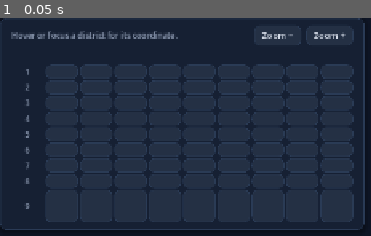
Above: before the commit, frame 1.
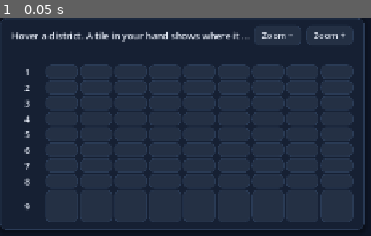
Above: after the commit, the same moment.

Repository: gutiefive/market-dominion
Game: Godot game, scene res://scenes/components/board_panel.tscn
Same seed, same stepped clock (60 frames per second), same inputs: the game is played once before the commit and once after it. This scene is started directly instead of the project's main scene.
Inputs:
- Up to frame 1 (0.05 s): no input

The runs differ from the first frame. In frame 1, 1.7% of the frame differs, in the area x 3-68%, y 5-88%.

Commit message:
Show who acts, each seat's book, and where a hovered tile will land.
Co-authored-by: gutiefive <gutiefive@gmail.com>

Diff:
--- a/client/project.godot
+++ b/client/project.godot
@@ -8,7 +8,7 @@
 
 config/name="Market Dominion"
 config/description="Fictional district-and-market strategy game. No real-money trading."
-config/version="0.17.0"
+config/version="0.18.0"
 run/main_scene="res://scenes/main.tscn"
 config/features=PackedStringArray("4.7", "GL Compatibility")
 config/icon="res://icon.svg"
--- a/client/scenes/components/board_panel.tscn
+++ b/client/scenes/components/board_panel.tscn
@@ -26,8 +26,10 @@
 unique_name_in_owner = true
 layout_mode = 2
 size_flags_horizontal = 3
-theme_type_variation = &"MutedLabel"
-text = "Hover or focus a district for its coordinate."
+theme_override_font_sizes/font_size = 15
+text = "Hover a district. A tile in your hand shows where it will land."
+clip_text = true
+text_overrun_behavior = 3
 
 [node name="ZoomOut" type="Button" parent="Margin/Column/Tools"]
 unique_name_in_owner = true
--- a/client/scenes/components/opponent_chip.tscn
+++ b/client/scenes/components/opponent_chip.tscn
@@ -3,11 +3,57 @@
 [ext_resource type="Script" path="res://scripts/ui/opponent_chip.gd" id="1_chip"]
 
 [node name="OpponentChip" type="PanelContainer"]
+custom_minimum_size = Vector2(210, 68)
+size_flags_horizontal = 3
 theme_type_variation = &"TableCard"
 script = ExtResource("1_chip")
 
-[node name="Caption" type="Label" parent="."]
+[node name="Margin" type="MarginContainer" parent="."]
+layout_mode = 2
+theme_override_constants/margin_left = 10
+theme_override_constants/margin_top = 6
+theme_override_constants/margin_right = 10
+theme_override_constants/margin_bottom = 6
+
+[node name="Body" type="VBoxContainer" parent="Margin"]
+layout_mode = 2
+theme_override_constants/separation = 1
+
+[node name="Top" type="HBoxContainer" parent="Margin/Body"]
+layout_mode = 2
+theme_override_constants/separation = 8
+
+[node name="Name" type="Label" parent="Margin/Body/Top"]
+unique_name_in_owner = true
+layout_mode = 2
+size_flags_horizontal = 3
+theme_override_font_sizes/font_size = 16
+text = "Seat"
+clip_text = true
+text_overrun_behavior = 3
+
+[node name="Cash" type="Label" parent="Margin/Body/Top"]
+unique_name_in_owner = true
+layout_mode = 2
+theme_override_colors/font_color = Color(0.176471, 0.831373, 0.74902, 1)
+theme_override_font_sizes/font_size = 16
+text = "$0"
+horizontal_alignment = 2
+
+[node name="Meta" type="Label" parent="Margin/Body"]
 unique_name_in_owner = true
 layout_mode = 2
 theme_type_variation = &"MutedLabel"
-text = "Seat"
+theme_override_font_sizes/font_size = 12
+text = "seat"
+clip_text = true
+text_overrun_behavior = 3
+
+[node name="Book" type="Label" parent="Margin/Body"]
+unique_name_in_owner = true
+layout_mode = 2
+theme_override_colors/font_color = Color(0.91, 0.93, 0.98, 1)
+theme_override_font_sizes/font_size = 12
+text = "No shares"
+clip_text = true
+text_overrun_behavior = 3
--- a/client/scenes/components/seat_bar.tscn
+++ b/client/scenes/components/seat_bar.tscn
@@ -6,7 +6,57 @@
 theme_override_constants/separation = 6
 script = ExtResource("1_bar")
 
+[node name="Strip" type="HBoxContainer" parent="."]
+layout_mode = 2
+theme_override_constants/separation = 8
+
+[node name="Banner" type="PanelContainer" parent="Strip"]
+unique_name_in_owner = true
+custom_minimum_size = Vector2(300, 68)
+layout_mode = 2
+
+[node name="Margin" type="MarginContainer" parent="Strip/Banner"]
+layout_mode = 2
+theme_override_constants/margin_left = 10
+theme_override_constants/margin_top = 6
+theme_override_constants/margin_right = 10
+theme_override_constants/margin_bottom = 6
+
+[node name="Copy" type="VBoxContainer" parent="Strip/Banner/Margin"]
+layout_mode = 2
+theme_override_constants/separation = 0
+
+[node name="Step" type="Label" parent="Strip/Banner/Margin/Copy"]
+unique_name_in_owner = true
+layout_mode = 2
+theme_override_font_sizes/font_size = 18
+text = "PLACE"
+
+[node name="Who" type="Label" parent="Strip/Banner/Margin/Copy"]
+unique_name_in_owner = true
+layout_mode = 2
+theme_override_font_sizes/font_size = 14
+text = "Waiting for a seat"
+clip_text = true
+text_overrun_behavior = 3
+
+[node name="Detail" type="Label" parent="Strip/Banner/Margin/Copy"]
+unique_name_in_owner = true
+layout_mode = 2
+theme_type_variation = &"MutedLabel"
+theme_override_font_sizes/font_size = 12
+text = ""
+clip_text = true
+text_overrun_behavior = 3
+
+[node name="Opponents" type="HBoxContainer" parent="Strip"]
+unique_name_in_owner = true
+layout_mode = 2
+size_flags_horizontal = 3
+theme_override_constants/separation = 8
+
 [node name="Identity" type="HBoxContainer" parent="."]
+visible = false
 layout_mode = 2
 theme_override_constants/separation = 16
 
@@ -14,24 +64,14 @@
 unique_name_in_owner = true
 layout_mode = 2
 size_flags_horizontal = 3
-theme_override_colors/font_color = Color(0.984314, 0.74902, 0.141176, 1)
-theme_override_font_sizes/font_size = 16
 text = "No seat"
 
 [node name="Cash" type="Label" parent="Identity"]
 unique_name_in_owner = true
 layout_mode = 2
-theme_override_font_sizes/font_size = 16
 text = "Cash"
 
 [node name="Net" type="Label" parent="Identity"]
 unique_name_in_owner = true
 layout_mode = 2
-theme_override_colors/font_color = Color(0.176471, 0.831373, 0.74902, 1)
-theme_override_font_sizes/font_size = 16
 text = "Net"
-
-[node name="Opponents" type="HBoxContainer" parent="."]
-unique_name_in_owner = true
-layout_mode = 2
-theme_override_constants/separation = 8
--- a/client/scripts/ui/board_grid.gd
+++ b/client/scripts/ui/board_grid.gd
@@ -37,6 +37,10 @@
 var _buttons: Dictionary = {}
 var _legal: Dictionary = {}
 var _cell_size: int = 52
+var _hover := ""
+var _selected_cell := ""
+var _occupied_state: Dictionary = {}
+var _company_state: Dictionary = {}
 
 
 func _init() -> void:
@@ -61,7 +65,9 @@
 			button.focus_mode = Control.FOCUS_ALL
 			button.pressed.connect(_on_cell.bind(coordinate))
 			button.mouse_entered.connect(_on_hover.bind(coordinate))
+			button.mouse_exited.connect(_on_leave.bind(coordinate))
 			button.focus_entered.connect(_on_hover.bind(coordinate))
+			button.focus_exited.connect(_on_leave.bind(coordinate))
 			_buttons[coordinate] = button
 			add_child(button)
 	set_cell_size(_cell_size)
@@ -72,9 +78,13 @@
 	label.text = text
 	label.horizontal_alignment = HORIZONTAL_ALIGNMENT_CENTER
 	label.vertical_alignment = VERTICAL_ALIGNMENT_CENTER
-	label.add_theme_font_size_override("font_size", 13)
-	label.add_theme_color_override("font_color", Color("93a0b8"))
+	label.add_theme_font_size_override("font_size", 15)
+	label.add_theme_color_override("font_color", Color("e8eef9"))
 	label.custom_minimum_size = Vector2(_cell_size, 22)
+	if text.is_valid_int():
+		label.tooltip_text = "Row %s" % text
+	elif text != "":
+		label.tooltip_text = "Column %s" % text
 	add_child(label)
 
 
@@ -89,34 +99,54 @@
 
 func set_cell_size(px: int) -> void:
 	_cell_size = clampi(px, 24, 58)
-	var font := 13 if _cell_size >= 46 else 11
+	var font := 12 if _cell_size >= 32 else 11 if _cell_size >= 26 else 9
+	var axis := 15 if _cell_size >= 30 else 13
 	for child in get_children():
 		if child is Label:
 			child.custom_minimum_size = Vector2(_cell_size, 22)
+			child.add_theme_font_size_override("font_size", Palette.px(axis))
+			child.add_theme_color_override("font_color", Color("e8eef9"))
 	for button in _buttons.values():
 		button.custom_minimum_size = Vector2(_cell_size, _cell_size)
-		button.add_theme_font_size_override("font_size", Palette.px(9 if _cell_size < 44 else font))
+		button.add_theme_font_size_override("font_size", Palette.px(font))
 
 
 func set_state(occupied: Dictionary, companies: Dictionary, legal: Array, selected: String) -> void:
+	_occupied_state = occupied
+	_company_state = companies
+	_selected_cell = selected
 	_legal.clear()
 	for coordinate in legal:
 		_legal[str(coordinate)] = true
 	for coordinate in Coordinates.catalog():
-		var button: Button = _buttons[coordinate]
-		var is_occupied := bool(occupied.get(coordinate, false))
-		var corp_id := str(companies.get(coordinate, ""))
-		var is_legal := _legal.has(coordinate)
-		var is_selected := coordinate == selected and is_legal
-		button.disabled = false
-		button.focus_mode = Control.FOCUS_ALL if is_legal else Control.FOCUS_NONE
-		button.mouse_default_cursor_shape = Control.CURSOR_POINTING_HAND if is_legal else Control.CURSOR_ARROW
-		var symbol := str(SYMBOLS.get(corp_id, ""))
-		var mark := str(MARKS.get(corp_id, ""))
-		button.text = coordinate if corp_id == "" else "%s\n%s %s" % [coordinate, symbol, mark]
-		button.tooltip_text = _tip(coordinate, is_occupied, is_legal, corp_id)
-		button.accessibility_name = button.tooltip_text
-		_paint(button, is_occupied, is_legal, is_selected, corp_id)
+		_paint_cell(coordinate)
+
+
+func set_hover(coordinate: String) -> void:
+	var previous := _hover
+	_hover = coordinate
+	if previous != "" and previous != coordinate and _buttons.has(previous):
+		_paint_cell(previous)
+	if coordinate != "" and _buttons.has(coordinate):
+		_paint_cell(coordinate)
+
+
+func _paint_cell(coordinate: String) -> void:
+	var button: Button = _buttons[coordinate]
+	var is_occupied := bool(_occupied_state.get(coordinate, false))
+	var corp_id := str(_company_state.get(coordinate, ""))
+	var is_legal := _legal.has(coordinate)
+	var is_selected := coordinate == _selected_cell and is_legal
+	var landing := coordinate == _hover and is_legal and not is_occupied and not is_selected
+	button.disabled = false
+	button.focus_mode = Control.FOCUS_ALL if is_legal else Control.FOCUS_NONE
+	button.mouse_default_cursor_shape = Control.CURSOR_POINTING_HAND if is_legal else Control.CURSOR_ARROW
+	var symbol := str(SYMBOLS.get(corp_id, ""))
+	var mark := str(MARKS.get(corp_id, ""))
+	button.text = coordinate if corp_id == "" else "%s\n%s %s" % [coordinate, symbol, mark]
+	button.tooltip_text = _tip(coordinate, is_occupied, is_legal, corp_id)
+	button.accessibility_name = button.tooltip_text
+	_paint(button, is_occupied, is_legal, is_selected, landing, corp_id)
 
 
 func _tip(coordinate: String, is_occupied: bool, is_legal: bool, corp_id: String) -> String:
@@ -135,10 +165,10 @@
 	return "%s is empty. The active player does not hold this tile." % coordinate
 
 
-func _paint(button: Button, is_occupied: bool, is_legal: bool, is_selected: bool, corp_id: String) -> void:
+func _paint(button: Button, is_occupied: bool, is_legal: bool, is_selected: bool, landing: bool, corp_id: String) -> void:
 	var fill := Color("121a2e")
 	var border := Color("2a3a52")
-	var text := Color("7d8da6")
+	var text := Color("c5d0e4")
 	var width := 1
 	if corp_id != "":
 		var style: Dictionary = _company_style(corp_id)
@@ -155,7 +185,12 @@
 		fill = Color("3a3014")
 		border = Color("fbbf24")
 		text = Color("fbbf24")
-		width = 2
+		width = 3
+	elif landing:
+		fill = Color("3a3014")
+		border = Color("fbbf24")
+		text = Color("fff4d6")
+		width = 3
 	elif is_legal:
 		fill = Color("14343f")
 		border = Color("2dd4bf")
@@ -209,3 +244,8 @@
 
 func _on_hover(coordinate: String) -> void:
 	cell_hovered.emit(coordinate)
+
+
+func _on_leave(coordinate: String) -> void:
+	if _hover == coordinate:
+		cell_hovered.emit("")
--- a/client/scripts/ui/match_screen.gd
+++ b/client/scripts/ui/match_screen.gd
@@ -12,6 +12,7 @@
 
 var _match: OfflineMatch
 var _selected := ""
+var _hover := ""
 var _concealed := false
 var _wide := true
 
@@ -470,6 +471,7 @@
 	_error.text = ""
 	_computer_note = ""
 	_status.text = "No table open. The deal stays on this device."
+	_status.visible = true
 	_sync_dock()
 	if _merger_layer != null:
 		_merger_layer.visible = false
@@ -762,7 +764,8 @@
 	else:
 		_hand_note.text = "%d tile%s" % [hand.size(), "" if hand.size() == 1 else "s"]
 	_fill_dock(player, market_open)
-	_status.add_theme_color_override("font_color", AMBER if market_open else MUTED)
+	_status.visible = false
+	_sync_landing_preview()
 	_sync_dock()
 	if _play.visible:
 		_fit_board()
@@ -973,22 +976,120 @@
 	var resolve_mark := "Now" if _match.phase == "choose_founder" or _match.phase == "choose_survivor" else "After place"
 	var market_mark := "Now %d left" % _match.market_actions_left if _match.phase == "market" else "Up to 2"
 	_checklist.text = "1 %s place   ·   2 %s resolve   ·   3 %s market" % [place_mark, resolve_mark, market_mark]
-	if _seats != null:
-		var rows: Array = []
-		for other in _match.players:
-			if str(other["id"]) == str(player["id"]):
-				continue
-			var other_role := "seat"
-			if bool(other.get("bot", false)):
-				other_role = "computer · %s" % BotPolicy.difficulty_label()
+	if _seats == null:
+		return
+	var tone := _turn_tone()
+	_apply_turn_banner(player, tone)
+	var active_id := str(player["id"])
+	var rows: Array = []
+	var acting_row: Dictionary = {}
+	for other in _match.players:
+		var acting := str(other["id"]) == active_id and _match.phase != "completed"
+		var row := {
+			"name": str(other["display_name"]),
+			"meta": _seat_meta(other, acting),
+			"cash": "$%d" % int(other["cash"]),
+			"book": _book_line(other),
+			"acting": acting,
+			"tone": tone,
+		}
+		if acting:
+			acting_row = row
+		else:
+			rows.append(row)
+	if not acting_row.is_empty():
+		rows.push_front(acting_row)
+	_seats.show_opponents(rows)
+
+
+func _turn_tone() -> String:
+	if _match.phase == "completed":
+		return "over"
+	if _concealed or _viewing_bot():
+		return "wait"
+	if _match.phase == "market":
+		return "market"
+	if _match.phase == "choose_founder" or _match.phase == "choose_survivor":
+		return "resolve"
+	return "place"
+
+
+func _apply_turn_banner(player: Dictionary, tone: String) -> void:
+	var step := "PLACE"
+	var who := ""
+	var detail := ""
+	var seat_name := str(player["display_name"])
+	match tone:
+		"over":
+			step = "OVER"
+			who = "Match over"
+			detail = _winner_line()
+		"wait":
+			step = "WAITING"
+			if _viewing_bot():
+				who = "%s is playing" % seat_name
+				detail = "Computer, %s. This seat does not use the device." % BotPolicy.difficulty_label()
+			else:
+				who = "Pass the device to %s" % seat_name
+				detail = "Tiles stay covered until they continue."
+		"resolve":
+			step = "RESOLVE"
+			if _match.phase == "choose_founder":
+				who = "%s names the company" % seat_name
+				detail = "Pick a brand in the dialog."
+			else:
+				who = "%s chooses the survivor" % seat_name
+				detail = "Two companies tied. Choose in the dialog."
+		"market":
+			step = "MARKET"
+			if _solo() and not bool(player.get("bot", false)):
+				who = "Your market · %s" % seat_name
+			else:
+				who = "%s trades" % seat_name
+			if _solo():
+				detail = "%d left. Pass before computers play." % _match.market_actions_left
+			else:
+				detail = "%d left. Then pass the device." % _match.market_actions_left
+		_:
+			step = "PLACE"
+			if bool(player.get("bot", false)):
+				who = "%s places" % seat_name
+				detail = "Computer, %s." % BotPolicy.difficulty_label()
 			elif _solo():
-				other_role = "you"
-			rows.append({
-				"name": str(other["display_name"]),
-				"role": other_role,
-				"tiles": (other["hand"] as Array).size(),
-			})
-		_seats.show_opponents(rows)
+				who = "Your turn · %s" % seat_name
+				detail = "Computers play after you pass."
+			else:
+				who = "%s places" % seat_name
+				detail = "The market opens after the tile."
+	if _match.final_round and tone != "over":
+		detail = "Final round. " + detail
+	_seats.show_turn(step, who, detail, tone)
+
+
+func _seat_meta(seat: Dictionary, acting: bool) -> String:
+	var kind := "seat"
+	if bool(seat.get("bot", false)):
+		kind = "computer · %s" % BotPolicy.difficulty_label()
+	elif _solo():
+		kind = "you"
+	else:
+		kind = "player"
+	var tiles := (seat["hand"] as Array).size()
+	var tile_word := "1 tile" if tiles == 1 else "%d tiles" % tiles
+	if acting and _concealed:
+		return "%s · hand covered" % kind
+	if acting:
+		return "%s · acting · %s" % [kind, tile_word]
+	return "%s · %s" % [kind, tile_word]
+
+
+func _book_line(seat: Dictionary) -> String:
+	var shares: Dictionary = seat["shares"]
+	var parts: PackedStringArray = []
+	for corp in _match.corporations:
+		parts.append("%s %d" % [str(BoardGrid.MARKS.get(corp["id"], "")), int(shares.get(corp["id"], 0))])
+	parts.append("BYTE %d" % int(seat["byte_count"]))
+	return " · ".join(parts)
 
 
 func _fill_watch(player: Dictionary) -> void:
@@ -1020,9 +1121,43 @@
 
 
 func _on_cell_hovered(coordinate: String) -> void:
-	if _board == null:
-		return
-	_preview.text = _board._tip(coordinate, bool(_match.occupied.get(coordinate, false)) if _match != null else false, _board._legal.has(coordinate), str(_match.company_of.get(coordinate, "")) if _match != null else "")
+	_hover = coordinate
+	if _board != null:
+		_board.set_hover(coordinate)
+	_sync_landing_preview()
+
+
+func _sync_landing_preview() -> void:
+	if _preview == null:
+		return
+	var coordinate := _hover if _hover != "" else _selected
+	if coordinate == "" or _match == null or _board == null or not _play.visible:
+		_preview.text = "Hover a district. A tile in your hand shows where it will land."
+		_preview.add_theme_color_override("font_color", MUTED)
+		return
+	var occupied := bool(_match.occupied.get(coordinate, false))
+	var corp_id := str(_match.company_of.get(coordinate, ""))
+	var legal := _board._legal.has(coordinate)
+	var from_hand := _hover == "" and _selected == coordinate
+	if legal and not occupied:
+		var lead := "Selected %s." % coordinate if from_hand else "Lands on %s." % coordinate
+		_preview.text = "%s Empty district — your tile will sit here." % lead
+		_preview.add_theme_color_override("font_color", AMBER)
+	elif corp_id != "":
+		_preview.text = "%s is %s %s (%s)." % [
+			coordinate,
+			str(BoardGrid.SYMBOLS.get(corp_id, "")),
+			str(BoardGrid.NAMES.get(corp_id, corp_id)),
+			str(BoardGrid.MARKS.get(corp_id, "")),
+		]
+		_preview.add_theme_color_override("font_color", TEXT)
+	elif occupied:
+		_preview.text = "%s is taken. The district is unincorporated." % coordinate
+		_preview.add_theme_color_override("font_color", TEXT)
+	else:
+		_preview.text = "%s is empty. It is not in the active hand." % coordinate
+		_preview.add_theme_color_override("font_color", MUTED)
+	_preview.tooltip_text = _preview.text
 
 
 func _cycle_text() -> void:
@@ -1752,7 +1887,7 @@
 		_seat_checks[2].button_pressed = true
 		_sync_seat_mode()
 		_show_setup()
-	elif phase == "bots":
+	elif phase == "bots" or phase == "preview":
 		BotPolicy.set_difficulty("normal")
 		var created = OfflineMatch.create(7710, ["Rowan", "Ada", "Bo"], ["Ada", "Bo"])
 		if created == null:
@@ -1769,7 +1904,11 @@
 			return
 		_begin_match(created)
 		_reveal()
-	if phase == "placed":
+	if phase == "preview":
+		var preview_hand: Array = _match.active_player()["hand"]
+		if not preview_hand.is_empty():
+			_on_cell_hovered(str(preview_hand[0]))
+	elif phase == "placed":
 		var hand: Array = _match.active_player()["hand"]
 		_selected = str(hand[0])
 		_place_selected()
--- a/client/scripts/ui/opponent_chip.gd
+++ b/client/scripts/ui/opponent_chip.gd
@@ -1,14 +1,52 @@
 extends PanelContainer
 class_name OpponentChip
 
-## One other seat: name, role, and how many tiles they still hold.
+## One seat at the table: name, cash, and the share book.
 
-var caption: Label
+var name_label: Label
+var cash_label: Label
+var meta_label: Label
+var book_label: Label
 
 
-func show_seat(seat_name: String, role: String, tiles: int) -> void:
-	if caption == null:
-		caption = get_node("%Caption") as Label
+func show_seat(seat_name: String, meta: String, cash: String, book: String, acting: bool, tone: String) -> void:
+	if name_label == null:
+		name_label = get_node("%Name") as Label
+		cash_label = get_node("%Cash") as Label
+		meta_label = get_node("%Meta") as Label
+		book_label = get_node("%Book") as Label
+	name_label.text = seat_name
+	cash_label.text = cash
+	meta_label.text = meta
+	book_label.text = book
+	tooltip_text = "%s. %s. %s. %s." % [seat_name, meta, cash, book]
+	var accent := _accent(tone)
+	if acting:
+		add_theme_stylebox_override("panel", _card_style(accent))
+		name_label.add_theme_color_override("font_color", accent)
+	else:
+		remove_theme_stylebox_override("panel")
+		name_label.add_theme_color_override("font_color", Color("e8eef9"))
 	theme_type_variation = "TableCard"
-	caption.text = "%s · %s · %d tiles" % [seat_name, role, tiles]
-	tooltip_text = caption.text
+
+
+func _accent(tone: String) -> Color:
+	if tone == "market" or tone == "resolve":
+		return Color("fbbf24")
+	if tone == "wait":
+		return Color("93a0b8")
+	return Color("2dd4bf")
+
+
+func _card_style(accent: Color) -> StyleBoxFlat:
+	var box := StyleBoxFlat.new()
+	box.bg_color = Color("142033")
+	box.border_color = accent
+	box.set_border_width_all(1)
+	box.border_width_left = 4
+	box.set_corner_radius_all(10)
+	box.content_margin_left = 0
+	box.content_margin_right = 0
+	box.content_margin_top = 0
+	box.content_margin_bottom = 0
+	return box
--- a/client/scripts/ui/seat_bar.gd
+++ b/client/scripts/ui/seat_bar.gd
@@ -1,12 +1,16 @@
 extends VBoxContainer
 class_name SeatBar
 
-## Active seat cash and the other seats. Filled by the table each refresh.
+## Turn banner plus every seat. The table fills both on each refresh.
 
 var badge: Label
 var cash_label: Label
 var net_label: Label
 var opponents: HBoxContainer
+var step_label: Label
+var who_label: Label
+var detail_label: Label
+var banner: PanelContainer
 
 
 func _ready() -> void:
@@ -20,9 +24,25 @@
 	cash_label = get_node("%Cash") as Label
 	net_label = get_node("%Net") as Label
 	opponents = get_node("%Opponents") as HBoxContainer
+	step_label = get_node("%Step") as Label
+	who_label = get_node("%Who") as Label
+	detail_label = get_node("%Detail") as Label
+	banner = get_node("%Banner") as PanelContainer
+
+
+func show_turn(step: String, who: String, detail: String, tone: String) -> void:
+	grab()
+	step_label.text = step
+	who_label.text = who
+	detail_label.text = detail
+	var accent := _accent(tone)
+	step_label.add_theme_color_override("font_color", accent)
+	banner.add_theme_stylebox_override("panel", _banner_style(accent))
+	banner.tooltip_text = "%s. %s. %s." % [step, who, detail]
 
 
 func show_opponents(rows: Array) -> void:
+	grab()
 	for child in opponents.get_children():
 		child.queue_free()
 	var chip_scene := preload("res://scenes/components/opponent_chip.tscn")
@@ -30,4 +50,33 @@
 		var info: Dictionary = row
 		var chip := chip_scene.instantiate() as OpponentChip
 		opponents.add_child(chip)
-		chip.show_seat(str(info["name"]), str(info["role"]), int(info["tiles"]))
+		chip.show_seat(
+			str(info["name"]),
+			str(info["meta"]),
+			str(info["cash"]),
+			str(info["book"]),
+			bool(info.get("acting", false)),
+			str(info.get("tone", "place"))
+		)
+
+
+func _accent(tone: String) -> Color:
+	if tone == "market" or tone == "resolve":
+		return Color("fbbf24")
+	if tone == "wait":
+		return Color("93a0b8")
+	return Color("2dd4bf")
+
+
+func _banner_style(accent: Color) -> StyleBoxFlat:
+	var box := StyleBoxFlat.new()
+	box.bg_color = Color("121a2e")
+	box.border_color = accent
+	box.set_border_width_all(1)
+	box.border_width_left = 4
+	box.set_corner_radius_all(10)
+	box.content_margin_left = 12
+	box.content_margin_right = 12
+	box.content_margin_top = 6
+	box.content_margin_bottom = 6
+	return box
Not shown, changed: ARCHITECTURE.md
